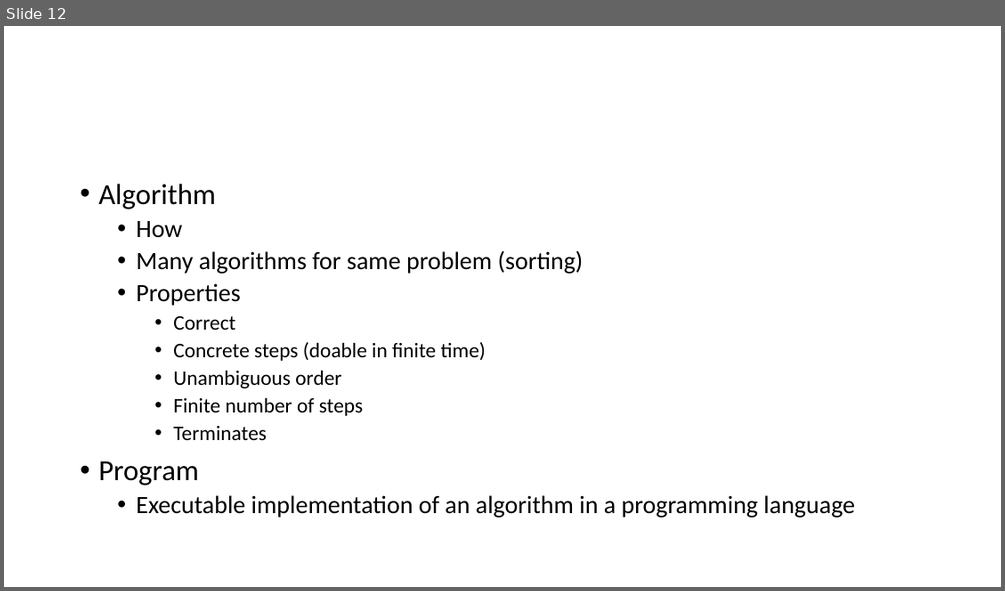
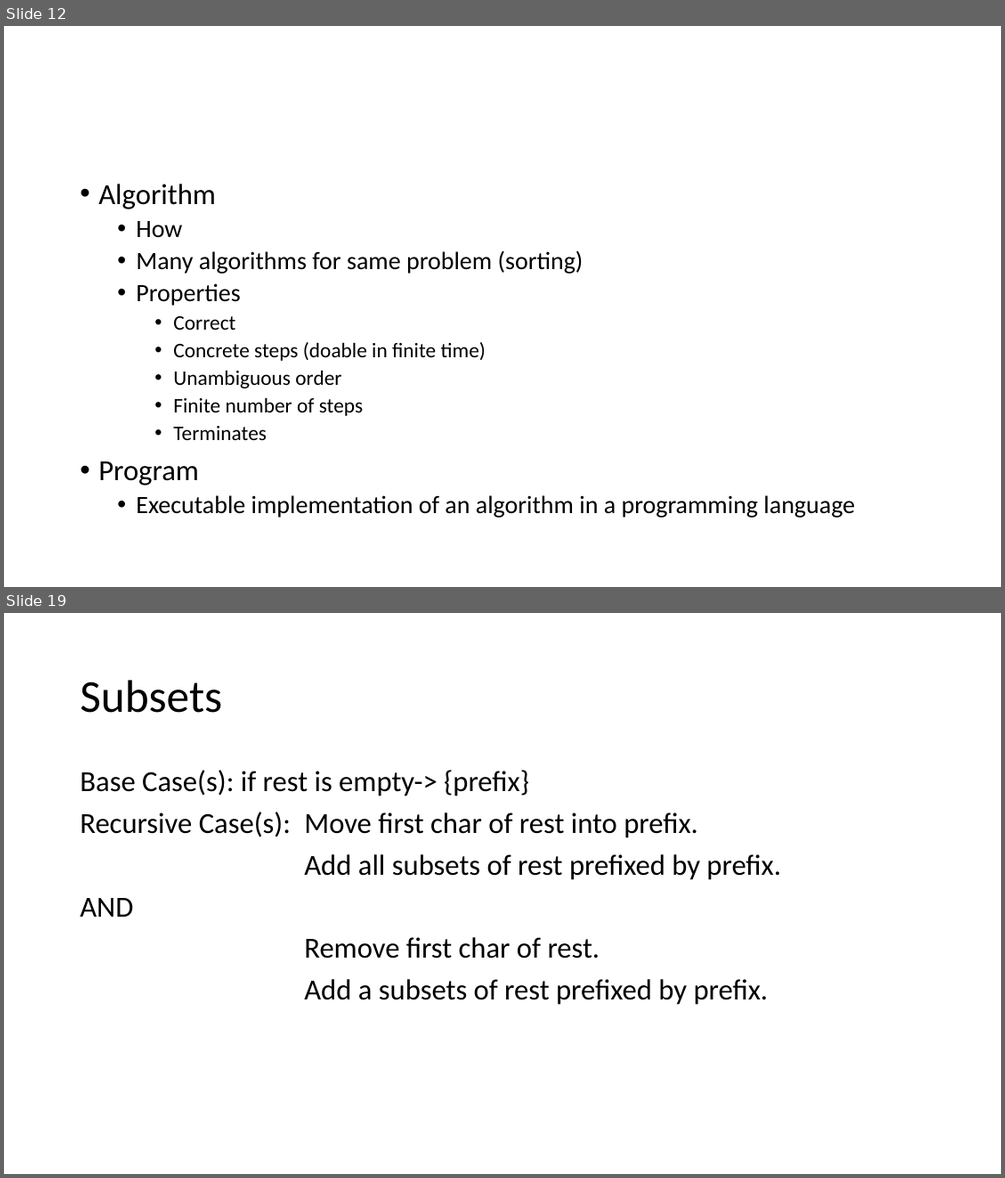
Before and after one commit to skalakm/232, a slide deck: notes.pptx. Shown one above the other, each under a label of ours: slide 12 before the commit, slides 12 and 19 after it; the slides between them are not shown. The pictures are 1005x591 and 1005x1178 pixels, drawn with LibreOffice and Linux fonts; fonts in the diff are those of the drawing. Boxes give left, top, right and bottom in pixels: in the first picture for what was removed or moved away, otherwise in the second. Text is boxed around its words. In the diff, an @@ line names an element or a change of style, - is before the commit and + after.

```diff
--- a/notes.pptx
+++ b/notes.pptx
@@ slide 19 added at (x1=4, y1=613, x2=1001, y2=1174), background #FFFFFF @@
@@ title added at (x1=80, y1=680, x2=222, y2=713), 44 pt, text #000000 @@
+Subsets
@@ text added at (x1=80, y1=770, x2=781, y2=1005), 28 pt, text #000000 @@
+Base Case(s): if rest is empty-> {prefix}
+Recursive Case(s): Move first char of rest into prefix.
+Add all subsets of rest prefixed by prefix.
+AND
+Remove first char of rest.
+Add a subsets of rest prefixed by prefix.
```
Also in this commit, not shown: 9 other slides added.
